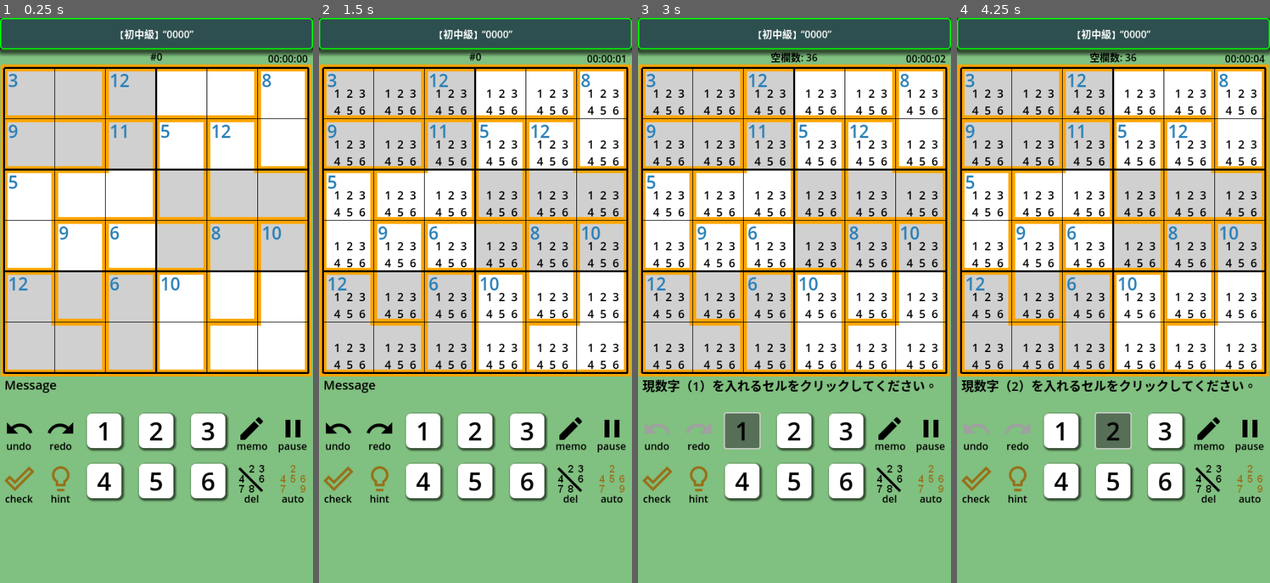
Above: before the commit, frames 1-4 (left to right).
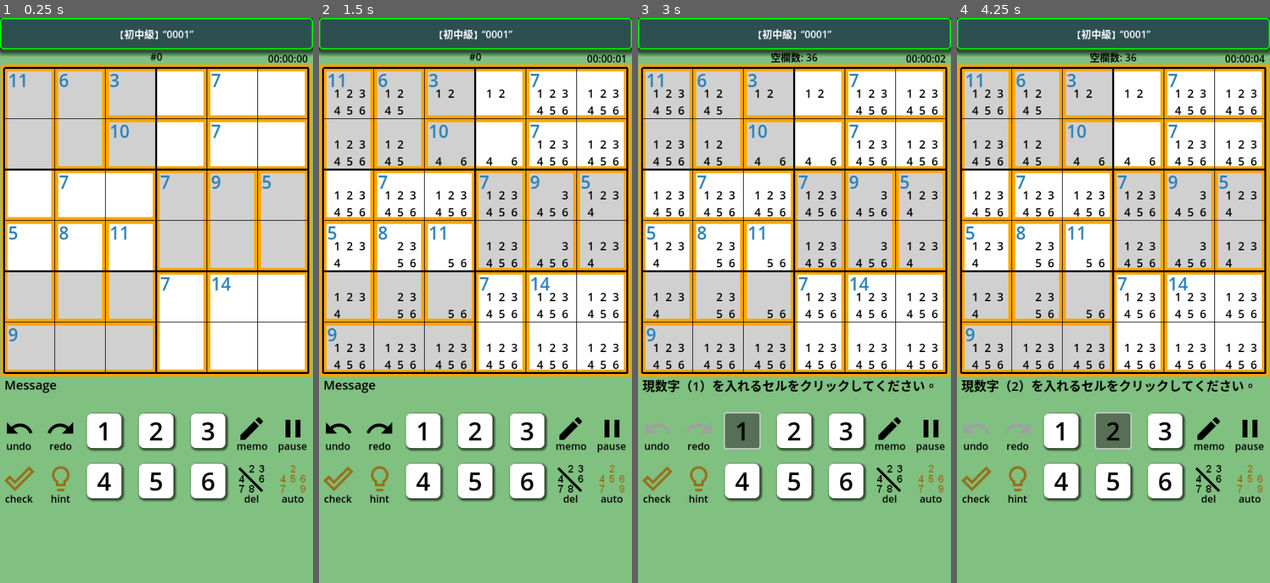
Above: after the commit, the same moments.

Repository: vivisuke/GD4KillerSudoku6
Game: Godot game, scene res://main_scene.tscn
Two runs of this game, one before a commit and one after it. Both use one fixed random seed, a clock stepped at 60 frames per second and the inputs below.
Inputs:
- Up to frame 1 (0.25 s): no input
- Up to frame 2 (1.5 s): click "auto" at 0.5 s; click "undo" at 1.25 s
- Up to frame 3 (3 s): click "redo" at 2 s; click "1" at 2.75 s
- Up to frame 4 (4.25 s): click "2" at 3.5 s

The runs differ from the first frame. In frame 1, 6.3% of the frame differs, in the area x 2-98%, y 2-63%; in frame 2, 7.0%; in frame 3, 7.0%; in frame 4, 7.0%.

Commit message:
0064 ◎ C 04/11 04/12 0.001│ToDo│自動メモ計算をテーブル化

Diff:
--- a/GD4KillerSudoku6/scripts/main_scene.gd
+++ b/GD4KillerSudoku6/scripts/main_scene.gd
@@ -68,17 +68,17 @@
 
 const CAGE_TABLE = [
 	[	# for 2セルケージ
-		0b000000, 0b000000, 0b000011, 0b000101, 0b001111,	# for 1, 2, ... 5
+		0b000011, 0b000101, 0b001111,						# for 3, 4, 5
 		0b011011, 0b111111, 0b110110, 0b111100, 0b101000, 	# for 6, 7, ... 10
 		0b110000, 											# for 11
 	],
 	[	# for 3セルケージ
-		0b000000, 0b000000, 0b000000, 0b000000, 0b000000,	# for 1, 2, ... 5
+		0b000000, 0b000000, 0b000000,						# for 3, 4, 5
 		0b000111, 0b001011, 0b011111, 0b111111, 0b111111,	# for 6, 7, ... 10
 		0b111111, 0b111111, 0b111110, 0b110100, 0b111000,	# for 11, 12, ... 15
 	],
 	[	# for 4セルケージ
-		0b000000, 0b000000, 0b000000, 0b000000, 0b000000,	# for 1, 2, ... 5
+		0b000000, 0b000000, 0b000000,						# for 3, 4, 5
 		0b000000, 0b000000, 0b000000, 0b000000, 0b001111,	# for 6, 7, ... 10
 		0b010111, 0b111111, 0b111111, 0b111111, 0b111111,	# for 11, 12, ... 15
 		0b111111, 0b111111, 0b111111, 0b111010, 0b111100,	# for 16, 17, 18
@@ -201,7 +201,7 @@
 	elif !g.todaysQuest:		# ランダム生成の場合
 		if g.qName == "":
 			##gen_qName()
-			g.qName = "0000"
+			g.qName = "0001"
 			$TitleBar/Label.text = titleText()
 	var stxt = g.qName+str(g.qLevel)
 	if g.qNumber != 0: stxt += "Q"
@@ -465,6 +465,36 @@
 					for h in range(N_BOX_HORZ):
 						candidates_bit[xyToIX(x0 + h, y0 + v)] &= ~b
 	pass
+func remove_candidates_in_cage():	# 各ケージで不可能な候補数字を消す
+	for cx in range(cage_list.size()):
+		#var b = 0
+		var cage = cage_list[cx]
+		var b = cage_bits(cage)
+		for i in range(cage[CAGE_IX_LIST].size()):
+			candidates_bit[cage[CAGE_IX_LIST][i]] &= b
+		#if cage[CAGE_IX_LIST].size() == 2:
+		#	if cage[CAGE_SUM] == 3: b = BIT_1 | BIT_2
+		#	elif cage[CAGE_SUM] == 4: b = BIT_1 | BIT_3
+		#	elif cage[CAGE_SUM] == 5: b = BIT_1 | BIT_2 | BIT_3 | BIT_4
+		#	elif cage[CAGE_SUM] == 6: b = BIT_1 | BIT_2 | BIT_4 | BIT_5
+		#	elif cage[CAGE_SUM] == 8: b = BIT_2 | BIT_3 | BIT_5 | BIT_6
+		#	elif cage[CAGE_SUM] == 9: b = BIT_3 | BIT_4 | BIT_5 | BIT_6
+		#	elif cage[CAGE_SUM] == 10: b = BIT_4 | BIT_6
+		#	elif cage[CAGE_SUM] == 11: b = BIT_5 | BIT_6
+		#elif cage[CAGE_IX_LIST].size() == 3:
+		#	if cage[CAGE_SUM] == 6: b = BIT_1 | BIT_2 | BIT_3
+		#	elif cage[CAGE_SUM] == 7: b = BIT_1 | BIT_2 | BIT_4
+		#	elif cage[CAGE_SUM] == 8: b = BIT_1 | BIT_2 | BIT_3 | BIT_4 | BIT_5
+		#	elif cage[CAGE_SUM] == 14: b = BIT_3 | BIT_5 | BIT_6
+		#	elif cage[CAGE_SUM] == 15: b = BIT_4 | BIT_5 | BIT_6
+		#elif cage[CAGE_IX_LIST].size() == 4:
+		#	if cage[CAGE_SUM] == 10: b = BIT_1 | BIT_2 | BIT_3 | BIT_4
+		#	elif cage[CAGE_SUM] == 11: b = BIT_1 | BIT_2 | BIT_4 | BIT_5
+		#	elif cage[CAGE_SUM] == 17: b = BIT_2 | BIT_4 | BIT_5 | BIT_6
+		#	elif cage[CAGE_SUM] == 18: b = BIT_3 | BIT_4 | BIT_5 | BIT_6
+		#if b != 0:
+		#	for i in range(cage[CAGE_IX_LIST].size()):
+		#		candidates_bit[cage[CAGE_IX_LIST][i]] &= b
 func gen_ans_sub(ix : int, line_used):
 	#print_cells()
 	#print_box_used()
@@ -1446,9 +1476,17 @@
 	pass # Replace with function body.
 
 
+func cage_bits(cage):
+	var sum = cage[CAGE_SUM]
+	var nc = cage[CAGE_IX_LIST].size()		# セル数
+	if nc == 1:
+		return num_to_bit(sum)
+	else:
+		return CAGE_TABLE[nc-2][sum-3]
 func do_auto_memo():
 	#init_cell_bit()
 	init_candidates()		# 可能候補数字計算 → candidates_bit[]
+	remove_candidates_in_cage()
 	for ix in range(N_CELLS):
 		#var bits = 0		# 以前の状態
 		if get_cell_numer(ix) != 0:		# 数字が入っている場合
Not shown, changed: GD4KillerSudoku6.spr
